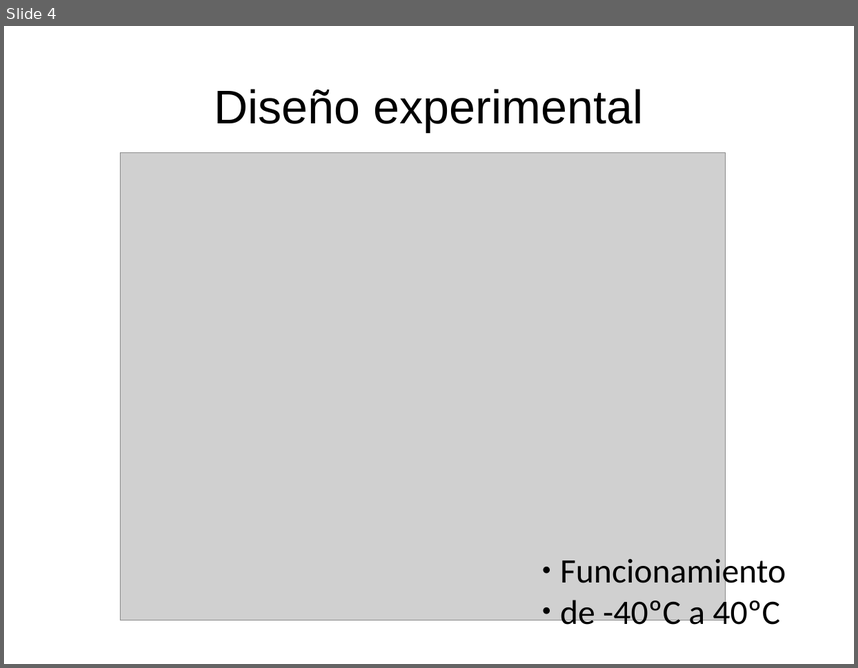
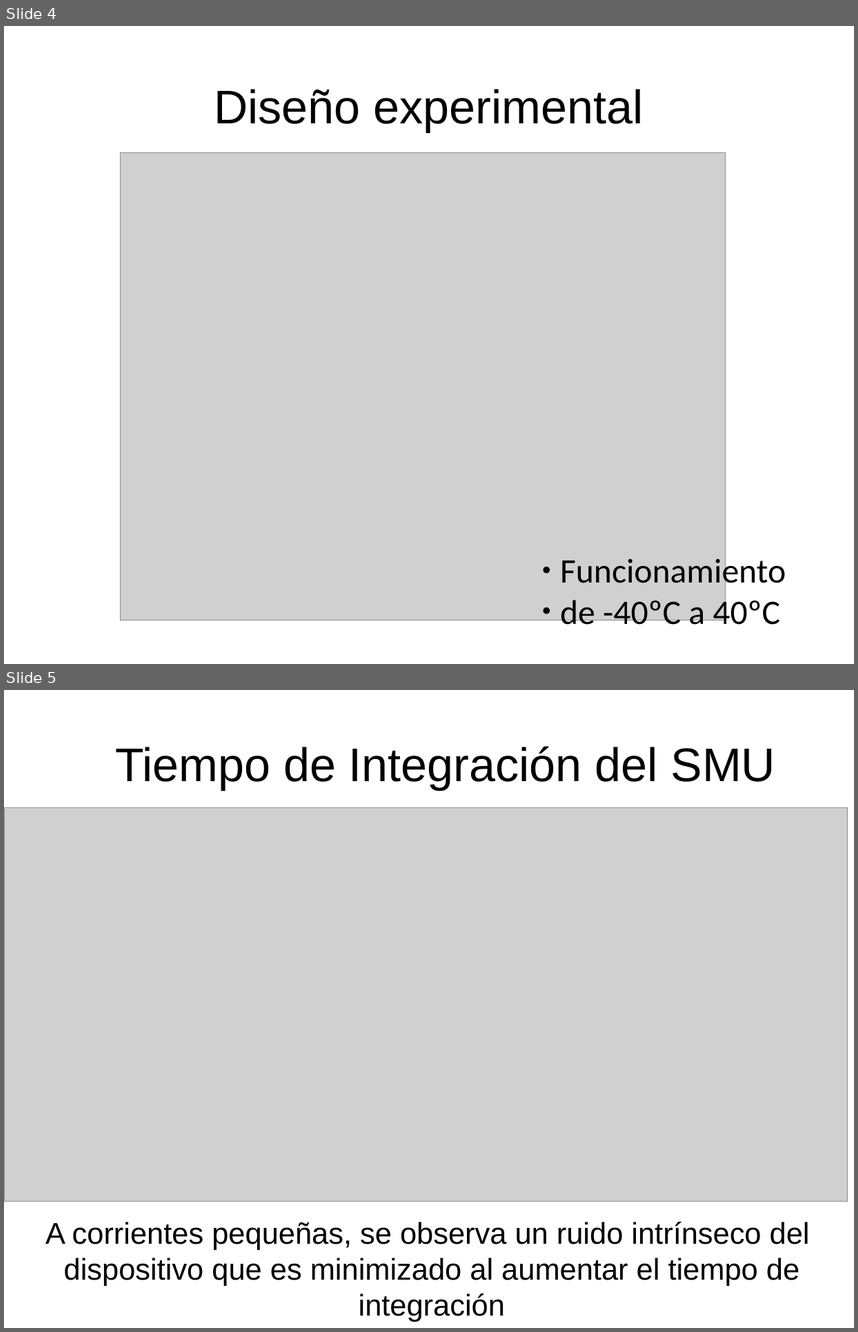
Before and after one commit to labosat/Labo-7, a slide deck: Charla Avance Labo7.odp. Shown one above the other, each under a label of ours: slide 4 before the commit, slides 4 and 5 after it. The pictures are 858x668 and 858x1332 pixels, drawn with LibreOffice and Linux fonts; fonts in the diff are those of the drawing; grey boxes stand for pictures. Boxes give left, top, right and bottom in pixels: in the first picture for what was removed or moved away, otherwise in the second. Text is boxed around its words. In the diff, an @@ line names an element or a change of style, - is before the commit and + after.

```diff
--- a/Charla Avance Labo7.odp
+++ b/Charla Avance Labo7.odp
@@ slide 5 added at bbox=[4, 690, 854, 1328], background #FFFFFF @@
@@ text added at bbox=[115, 746, 776, 790], 44 pt, text #000000 @@
+Tiempo de Integración del SMU
@@ picture added at bbox=[4, 807, 848, 1201] @@
@@ text added at bbox=[45, 1221, 810, 1321], 28 pt, text #000000 @@
+A corrientes pequeñas, se observa un ruido intrínseco del
+dispositivo que es minimizado al aumentar el tiempo de
+integración
```
Also in this commit, not shown: 1 slide changed, 2 other slides added, 1 slide removed, 14 other files.
